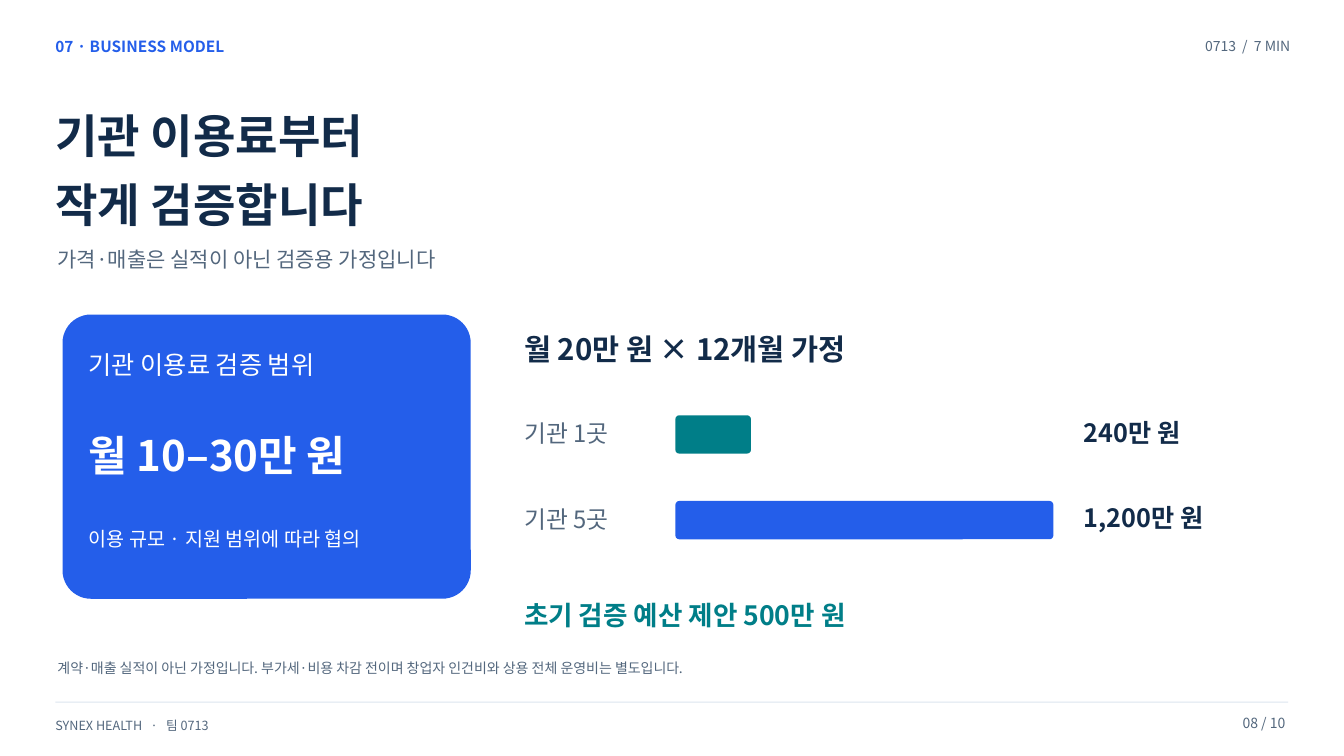
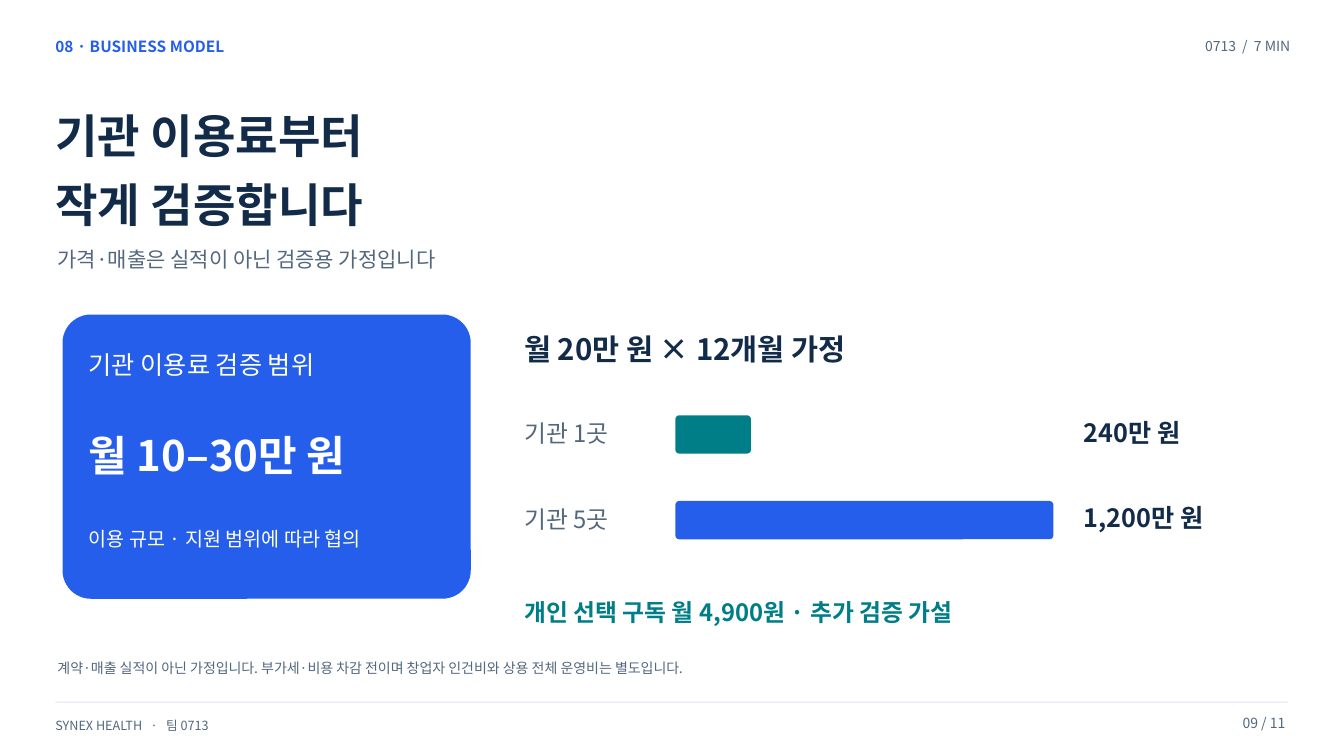
Before and after one commit to hundol047/Synex-Health, a slide deck: slide 9 of docs/pitch-0713/files/Synex_0713_7min.pptx (slide 8 before the commit). Drawn at 1344x756 pixels with LibreOffice and Linux fonts; fonts in the diff are those of the drawing. Boxes give left, top, right and bottom in pixels: in the first picture for what was removed or moved away, otherwise in the second. Text is boxed around its words. In the diff, an @@ line names an element or a change of style, - is before the commit and + after.

```diff
--- a/docs/pitch-0713/files/Synex_0713_7min.pptx
+++ b/docs/pitch-0713/files/Synex_0713_7min.pptx
@@ text at box(55, 40, 224, 52): text changed @@
-07 · BUSINESS MODEL
+08 · BUSINESS MODEL
@@ text at box(524, 601, 953, 626): text changed; size 19 to 17 pt @@
-초기 검증 예산 제안 500만 원
+개인 선택 구독 월 4,900원 · 추가 검증 가설
@@ text at box(1243, 717, 1286, 728): text changed @@
-08 / 10
+09 / 11
```
Also in this commit, not shown: 9 other slides changed, 1 slide added, 13 other files.
